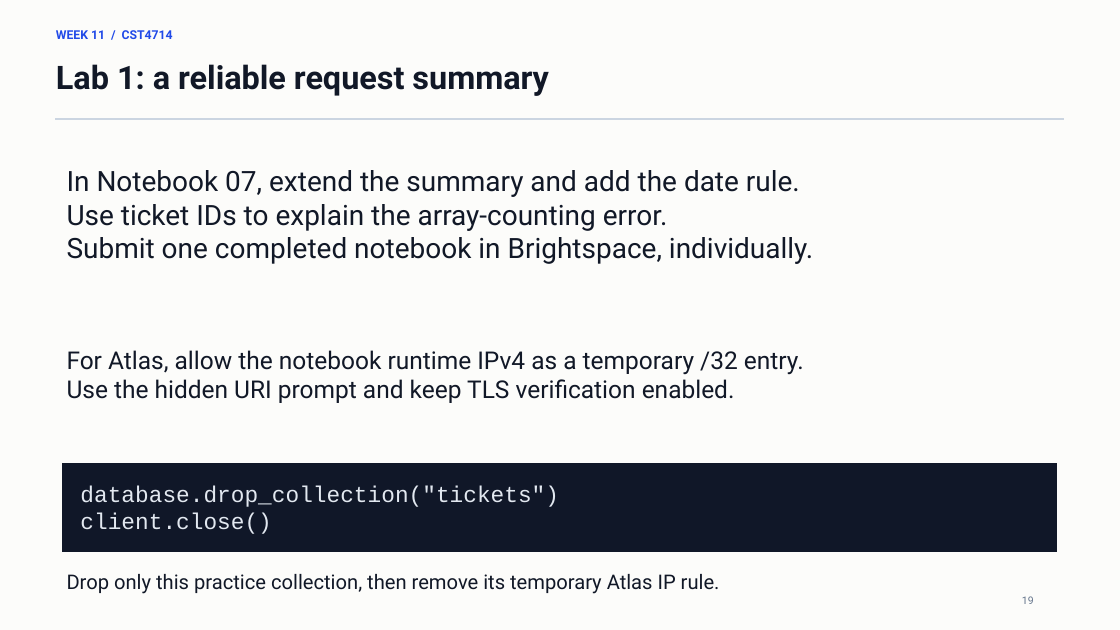
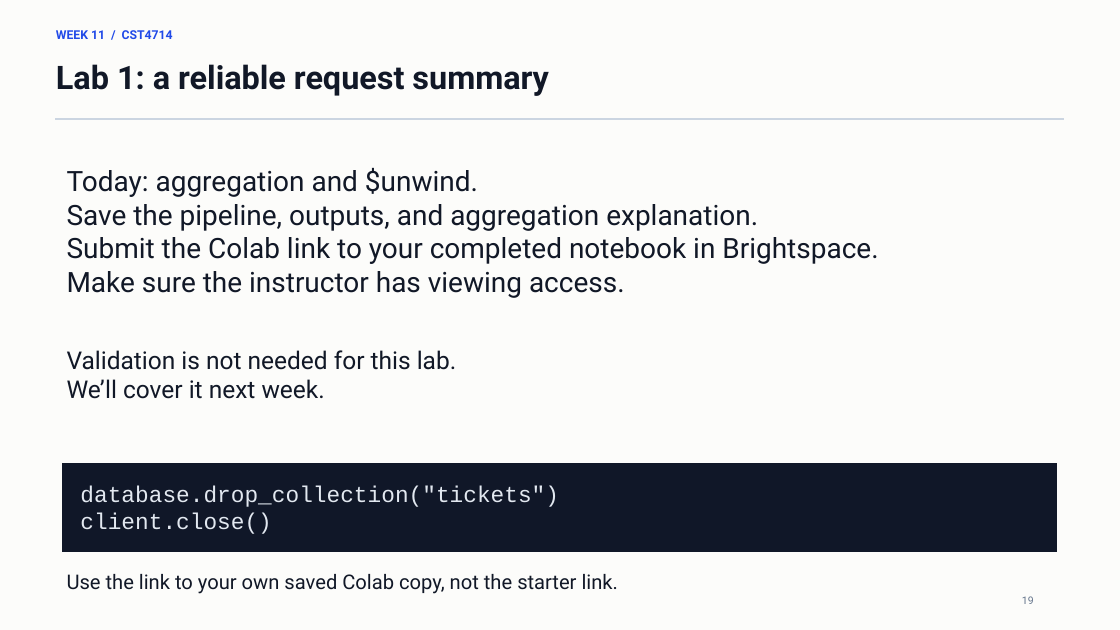
Before and after one commit to lolusername/CST4714_DB_admin, a slide deck: slide 19 of week_11/week_11_aggregation_validation_indexes.pptx. Drawn at 1120x630 pixels with LibreOffice and Linux fonts; fonts in the diff are those of the drawing. Boxes give left, top, right and bottom in pixels: in the first picture for what was removed or moved away, otherwise in the second. Text is boxed around its words. In the diff, an @@ line names an element or a change of style, - is before the commit and + after.

Commit message:
Limit Lab 1 to aggregation and require a Colab sharing link

```diff
--- a/week_11/week_11_aggregation_validation_indexes.pptx
+++ b/week_11/week_11_aggregation_validation_indexes.pptx
@@ text at (67, 168, 878, 298): text changed @@
-In Notebook 07, extend the summary and add the date rule.
-Use ticket IDs to explain the array-counting error.
-Submit one completed notebook in Brightspace, individually.
+Today: aggregation and $unwind.
+Save the pipeline, outputs, and aggregation explanation.
+Submit the Colab link to your completed notebook in Brightspace.
+Make sure the instructor has viewing access.
@@ text at (67, 350, 456, 399): text changed @@
-For Atlas, allow the notebook runtime IPv4 as a temporary /32 entry.
-Use the hidden URI prompt and keep TLS verification enabled.
+Validation is not needed for this lab.
+We’ll cover it next week.
@@ text at (67, 574, 618, 594): text changed @@
-Drop only this practice collection, then remove its temporary Atlas IP rule.
+Use the link to your own saved Colab copy, not the starter link.
```
Also in this commit, not shown: 6 other slides changed, 5 other files.
